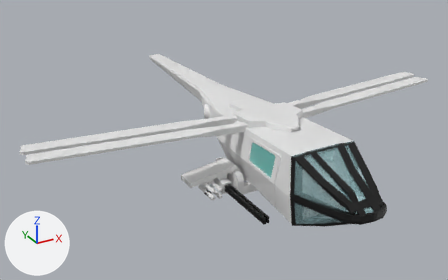
The Blender file space/dragonfly/Assets/dragonflymodern.blend, before and after one commit.
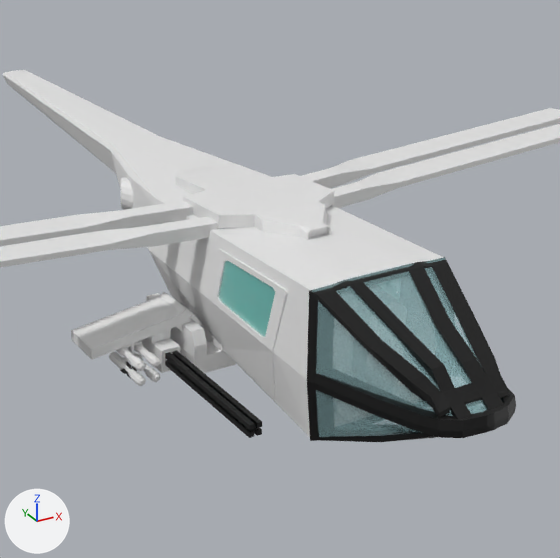
Old and new are each drawn whole from a 50 mm lens placed at (-4.18, -5.01, 4.34), pointed at (-0.2, 2.23, 0.72) and again close up on the part from 33% to 91% of the width and 8% to 100% of the height. The axes (+X, +Y, +Z) are drawn at lower left. The lights are the same throughout.

The first close-up shows 'Cube.016', 'Cube.041', 'Cube.058', 'Cube.060', 'Cube.061', 'backblade', 'backblade.001', 'barrel.001', 'cockpit', 'cockpitframe', 'door_right', 'forwardblade', 'forwardblade.001', 'rack.001'.
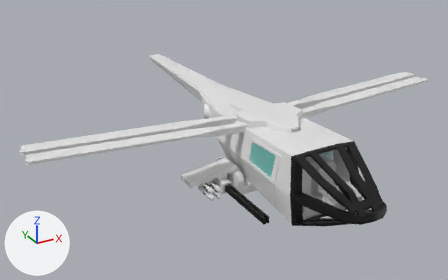
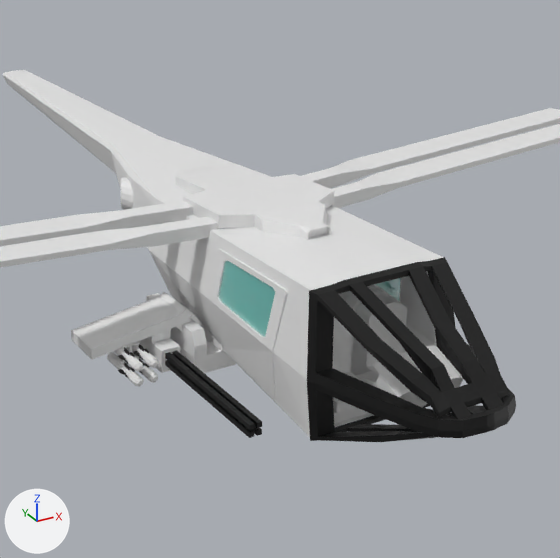
What differs and where, as boxes (x1, y1, x2, y2) in the close-ups (560 x 558 px):
'cockpit', hidden: before (311, 258, 487, 437)
'Cube', added: after (356, 346, 463, 407)
'missile2.001', moved: before (109, 352, 146, 386); after (107, 352, 144, 386)
'missile4.001', moved: before (116, 348, 146, 371); after (114, 348, 144, 372)
'missile3.001', moved: before (134, 344, 161, 367); after (132, 345, 158, 368)
'missile1.001', moved: before (134, 352, 161, 382); after (132, 352, 158, 383)
'rack.001', moved: before (120, 341, 142, 363); after (118, 341, 140, 364)
'Cube.070', moved: before (120, 366, 137, 374); after (144, 363, 150, 368)
'Cube.071', moved: before (126, 362, 132, 378); after (139, 358, 144, 375)
'Cube.006', added: after (118, 352, 135, 360)
'Cube.003', added: after (133, 349, 149, 356)
'Cube.007', now drawn: after (118, 367, 135, 374)
'Cube.008', now drawn: after (124, 362, 130, 379)
'Cube.004', added: after (139, 344, 144, 360)
'Cube.005', added: after (124, 347, 129, 364)
part 1 of me_cube_075, added: after (139, 329, 180, 373)
'Cube.053', unchanged, uncovered by the edit: after (352, 294, 407, 376)
'Cube.054', unchanged, uncovered by the edit: after (332, 317, 368, 424)

What changed in the scene script:
```text
Add mat_material_006:
    mat_material_006 = principled_material('Material.006')
    mat_material_006.base_color = (0.0, 0.0, 0.0)  # black #000000
Add mat_material_005:
    mat_material_005 = principled_material('Material.005')
    mat_material_005.base_color = (0.0, 0.0, 0.0)  # black #000000
Add mat_material_004:
    mat_material_004 = principled_material('Material.004')
    mat_material_004.base_color = (0.0, 0.0, 0.0)  # black #000000
Add mat_material_003:
    mat_material_003 = principled_material('Material.003')
    mat_material_003.base_color = (0.0, 0.0, 0.0)  # black #000000
Change me_cube_075:
    where me_cube_075.from_pydata(...)  # 36 vertices, 34 faces; spans x 0.568..0.777, y -0.247..0.134, z -0.464..-0.229
    used by ob_cube_061; location = (0.0, 1.455, 0.928)
    me_cube_075 part 1: the loose piece of 36 vertices spanning x 0.568..0.777, y -0.247..0.134, z -0.464..-0.229 is copied, and the copy is mirrored in x about the mesh origin; it spans x -0.777..-0.568, y -0.247..0.134, z -0.464..-0.229
Add me_cube:
    me_cube.from_pydata(...)  # 68 vertices, 66 faces; spans x -0.216..0.216, y -0.966..-0.382, z -0.012..0.444
Add me_cube_007:
    me_cube_007.from_pydata(...)  # 24 vertices, 20 faces; spans x 0.176..0.368, y -0.154..0.154, z -0.01..0.01
    me_cube_007.materials.append(mat_material_006)  # black #000000
Add me_cube_006:
    me_cube_006.from_pydata(...)  # 24 vertices, 20 faces; spans x 0.176..0.368, y -0.154..0.154, z -0.01..0.01
    me_cube_006.materials.append(mat_material_005)  # black #000000
Add me_cube_005:
    me_cube_005.from_pydata(...)  # 24 vertices, 20 faces; spans x 0.176..0.368, y -0.154..0.154, z -0.01..0.01
    me_cube_005.materials.append(mat_material_004)  # black #000000
Add me_cube_004:
    me_cube_004.from_pydata(...)  # 24 vertices, 20 faces; spans x 0.176..0.368, y -0.154..0.154, z -0.01..0.01
    me_cube_004.materials.append(mat_material_003)  # black #000000
Change ob_cockpit:
    add ob_cockpit.hide_set(True)
Change ob_cube_061:
    remove _m = ob_cube_061.modifiers.new('Mirror', 'MIRROR')
Change ob_rack_001:
    ob_rack_001.location: (-0.904, 1.357, 0.576) -> (-0.918, 1.357, 0.576)
Add ob_cube:
    ob_cube = bpy.data.objects.new('Cube', me_cube)
    ob_cube.location = (-0.001, 0.654, 0.558)
Add ob_cube_006:
    ob_cube_006 = bpy.data.objects.new('Cube.006', me_cube_007)
    ob_cube_006.parent = ob_missile4_001
    ob_cube_006.location = (0.0, 0.0, 0.0)
Add ob_cube_005:
    ob_cube_005 = bpy.data.objects.new('Cube.005', me_cube_006)
    ob_cube_005.parent = ob_missile4_001
    ob_cube_005.location = (0.0, 0.0, 0.0)
    ob_cube_005.rotation_euler = (-1.571, 0.0, 0.0)  # degrees (-90, 0, 0)
Add ob_cube_004:
    ob_cube_004 = bpy.data.objects.new('Cube.004', me_cube_005)
    ob_cube_004.parent = ob_missile3_001
    ob_cube_004.location = (0.0, 0.0, 0.0)
    ob_cube_004.rotation_euler = (-1.571, 0.0, 0.0)  # degrees (-90, 0, 0)
Add ob_cube_003:
    ob_cube_003 = bpy.data.objects.new('Cube.003', me_cube_004)
    ob_cube_003.parent = ob_missile3_001
    ob_cube_003.location = (0.0, 0.0, 0.0)
```
